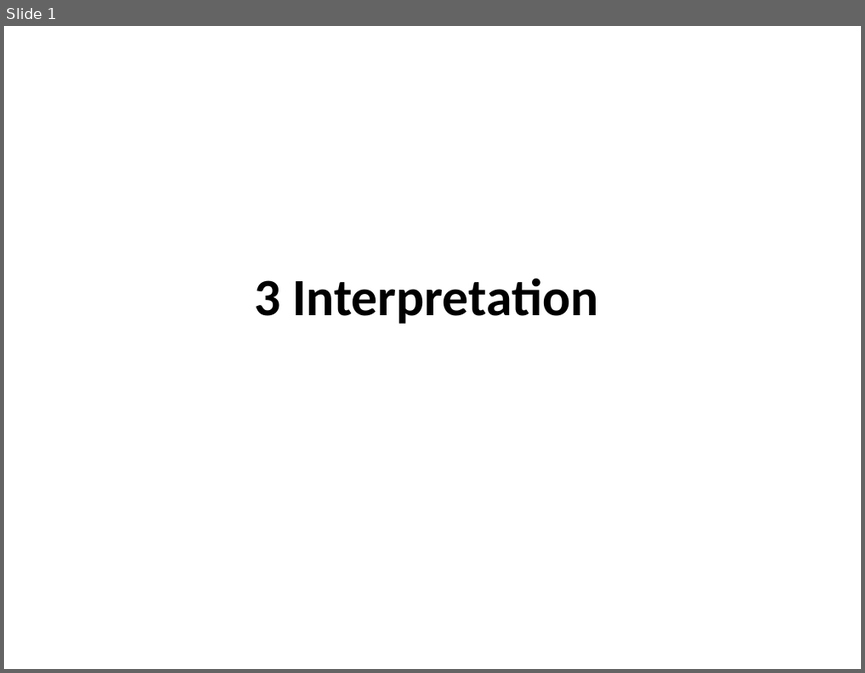
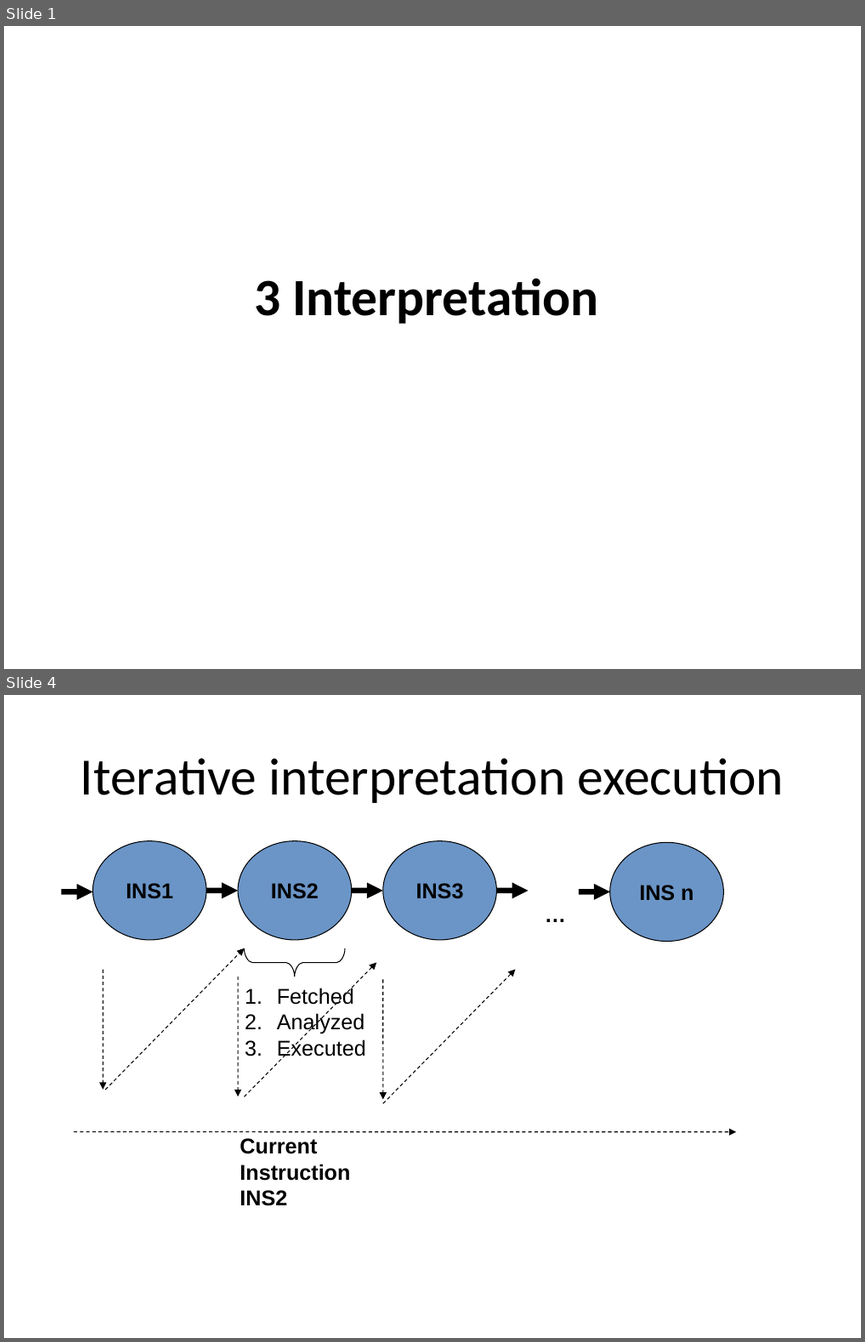
Before and after one commit to isurup/kalle-martin-group, a slide deck: SSE2/slides/3 Interpretation.ppt. Shown one above the other, each under a label of ours: slide 1 before the commit, slides 1 and 4 after it; the slides between them are not shown. The pictures are 865x673 and 865x1342 pixels, drawn with LibreOffice and Linux fonts; fonts in the diff are those of the drawing. Boxes give left, top, right and bottom in pixels: in the first picture for what was removed or moved away, otherwise in the second. Text is boxed around its words. In the diff, an @@ line names an element or a change of style, - is before the commit and + after.

```diff
--- a/SSE2/slides/3 Interpretation.ppt
+++ b/SSE2/slides/3 Interpretation.ppt
@@ slide 4 added at [4,695,861,1338], background #FFFFFF @@
@@ title added at [80,758,783,803], 44 pt, text #000000 @@
+Iterative interpretation execution
@@ group added at [62,840,736,1206]: 12 arrows, 4 ellipses, 3 texts, 1 freeform shape @@
+INS1
+INS n
+INS2
+INS3
+…
+1. Fetched
+2. Analyzed
+3. Executed
+Current
+Instruction
+INS2
```
Also in this commit, not shown: 1 slide changed, 3 other slides added, 1 slide removed.
